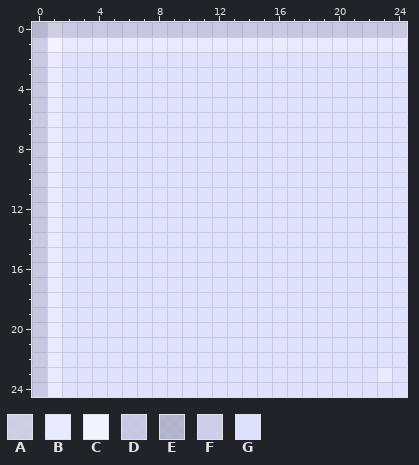
Pixel-art sprite, stored at Animations/InvisibleButton/Default/020.png. This is how it looked before the edit.
The file is 25x25 pixels. Colours within 5 levels of each other are drawn and written as one.
Palette (. is transparent): A #e7e7fdda  B #e9e9ff  C #f3f3ff  D #dfdffdda  E #dfdffdba  F #dfdffde3  G #e0e0ff
After:
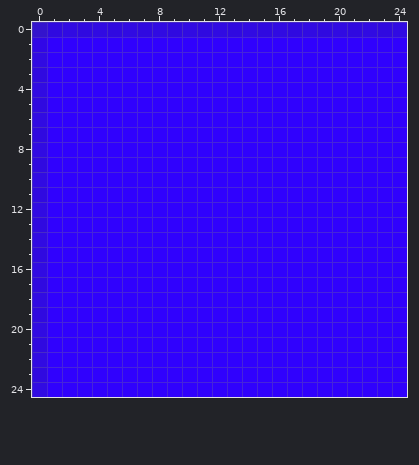
The edit:
colour D: #dfdffdda -> #2e01fbda
colour E: #dfdffdba -> #2e01fcba
colour F: #dfdffde3 -> #3001fbe3
colour G: #e0e0ff -> #3001fd
y 0: x 1 A -> D
y 1: x 1..24 CBBBBBBBBBBBBBBBBBBBBBBB -> GGGGGGGGGGGGGGGGGGGGGGGG
y 2..22: x 1 B -> G
y 23: x 1 B -> G; x 23 B -> G
y 24: x 1 B -> G
Changed places in both pictures, as pixel boxes (x1, y1, x2, y2):
changed: (32, 22, 407, 397)
